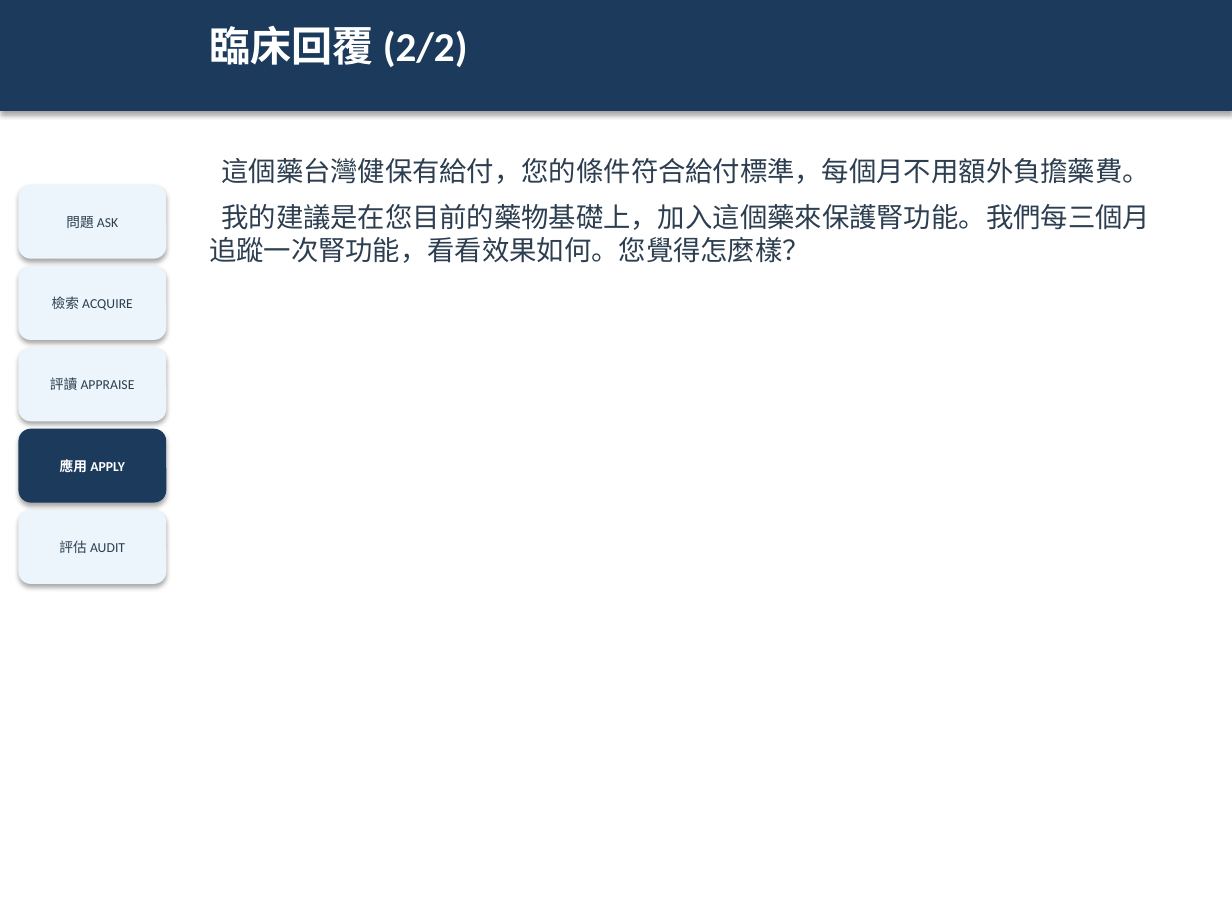
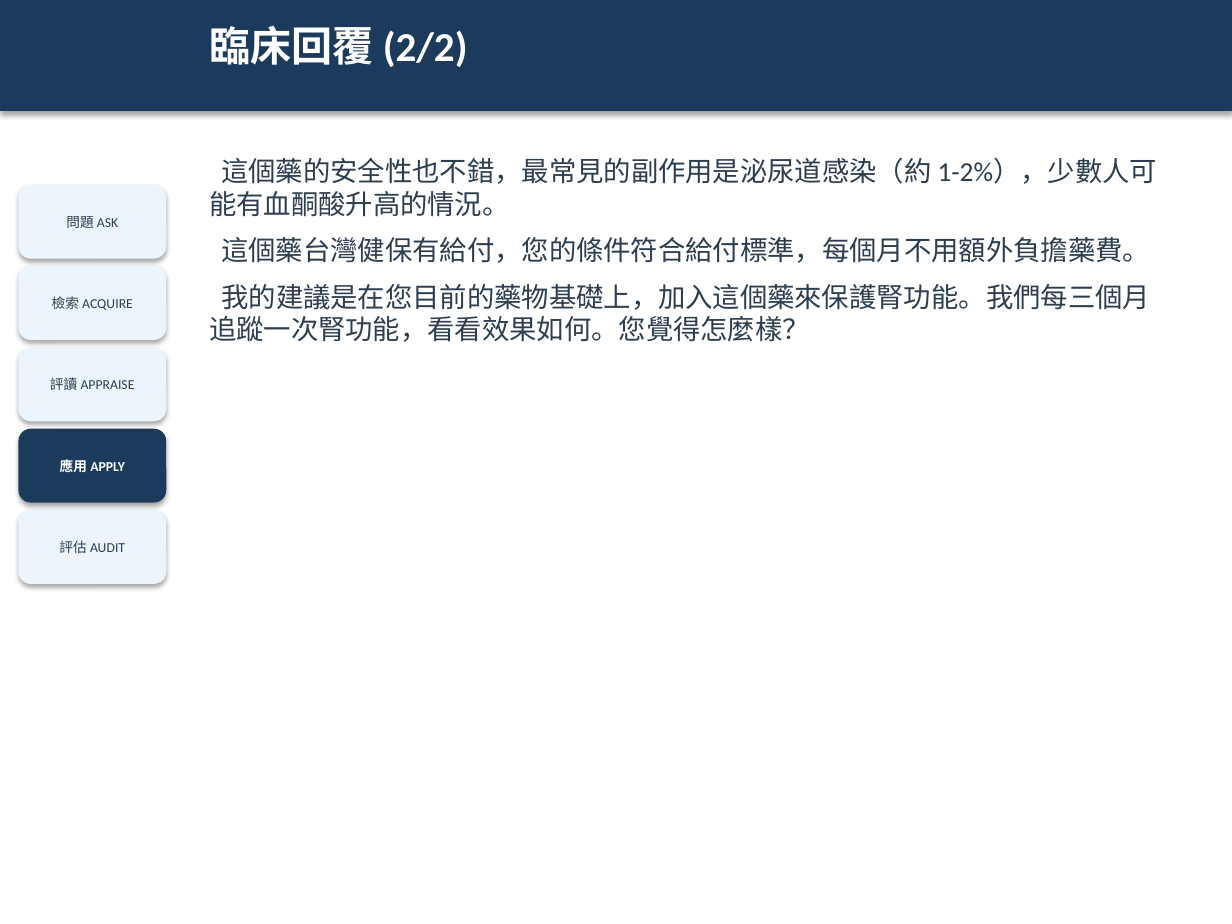
Before and after one commit to platypus31/ebm-report-pipeline, a slide deck: slide 38 of projects/example-sglt2i-ckd/06_slides/ebm-report.pptx (slide 20 before the commit). Drawn at 1232x924 pixels with LibreOffice and Linux fonts; fonts in the diff are those of the drawing. Boxes give left, top, right and bottom in pixels: in the first picture for what was removed or moved away, otherwise in the second. Text is boxed around its words. In the diff, an @@ line names an element or a change of style, - is before the commit and + after.

```diff
--- a/projects/example-sglt2i-ckd/06_slides/ebm-report.pptx
+++ b/projects/example-sglt2i-ckd/06_slides/ebm-report.pptx
@@ text at <box>209,157,1157,216</box>: paragraph added @@
+這個藥的安全性也不錯，最常見的副作用是泌尿道感染（約 1-2%），少數人可能有血酮酸升高的情況。
```
Also in this commit, not shown: 13 other slides changed, 22 slides added, 3 other files.
